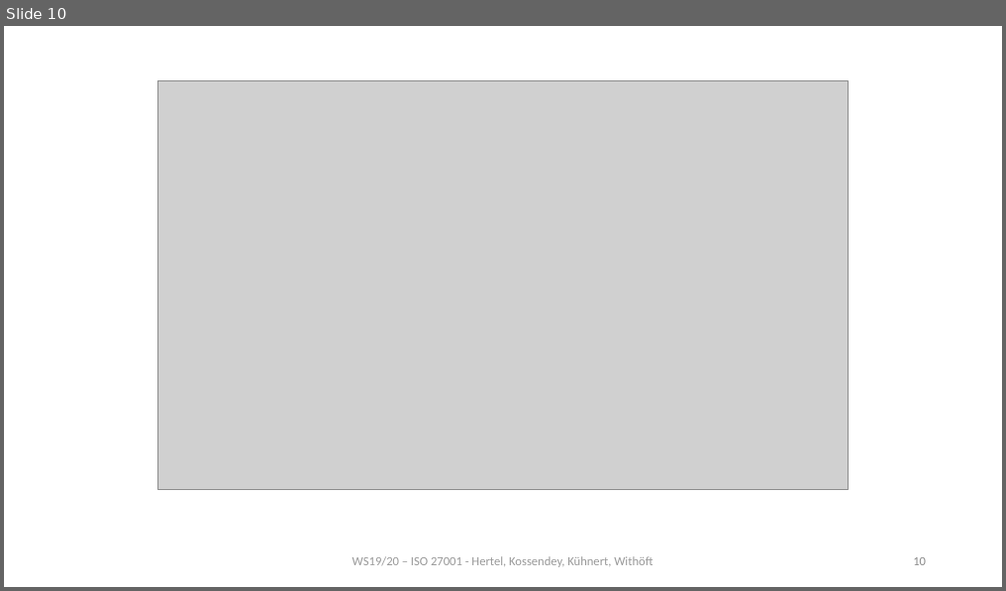
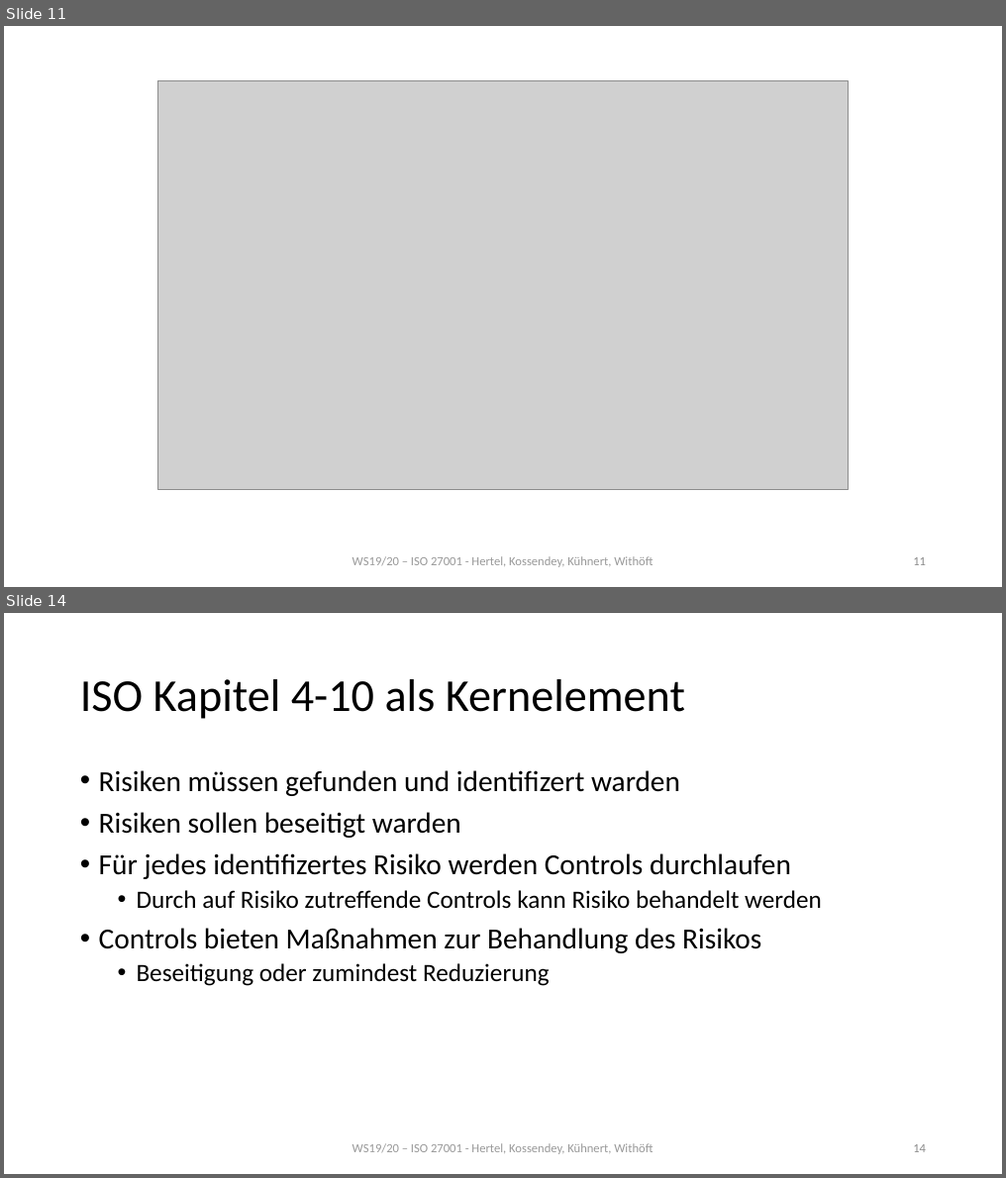
Before and after one commit to mwithoeft/SicherheitUndZuverlaessigkeit, a slide deck: merged.pptx. Shown one above the other, each under a label of ours: slide 10 before the commit, slides 11 and 14 after it; the slides between them are not shown. The pictures are 1006x591 and 1006x1178 pixels, drawn with LibreOffice and Linux fonts; fonts in the diff are those of the drawing; grey boxes stand for pictures. Boxes give left, top, right and bottom in pixels: in the first picture for what was removed or moved away, otherwise in the second. Text is boxed around its words. In the diff, an @@ line names an element or a change of style, - is before the commit and + after.

```diff
--- a/merged.pptx
+++ b/merged.pptx
@@ slide 14 added at (4, 613, 1002, 1174), background #FFFFFF @@
@@ title added at (80, 679, 685, 719), 44 pt, text #000000 @@
+ISO Kapitel 4-10 als Kernelement
@@ text added at (99, 770, 822, 986), 28 pt, text #000000 @@
+• Risiken müssen gefunden und identifizert warden
+• Risiken sollen beseitigt warden
+• Für jedes identifizertes Risiko werden Controls durchlaufen
+  • Durch auf Risiko zutreffende Controls kann Risiko behandelt werden
+• Controls bieten Maßnahmen zur Behandlung des Risikos
+  • Beseitigung oder zumindest Reduzierung
@@ text added at (352, 1144, 652, 1155), 12 pt, text #808080 at 80% opacity @@
+WS19/20 – ISO 27001 - Hertel, Kossendey, Kühnert, Withöft
@@ page number added at (913, 1145, 926, 1153), 12 pt, text #8C8C8C @@
+14
@@ what was slide 10 is now slide 11 @@
@@ page number at (913, 558, 926, 566): text changed @@
-10
+11
```
Also in this commit, not shown: 2 slides changed, 7 other slides added.
